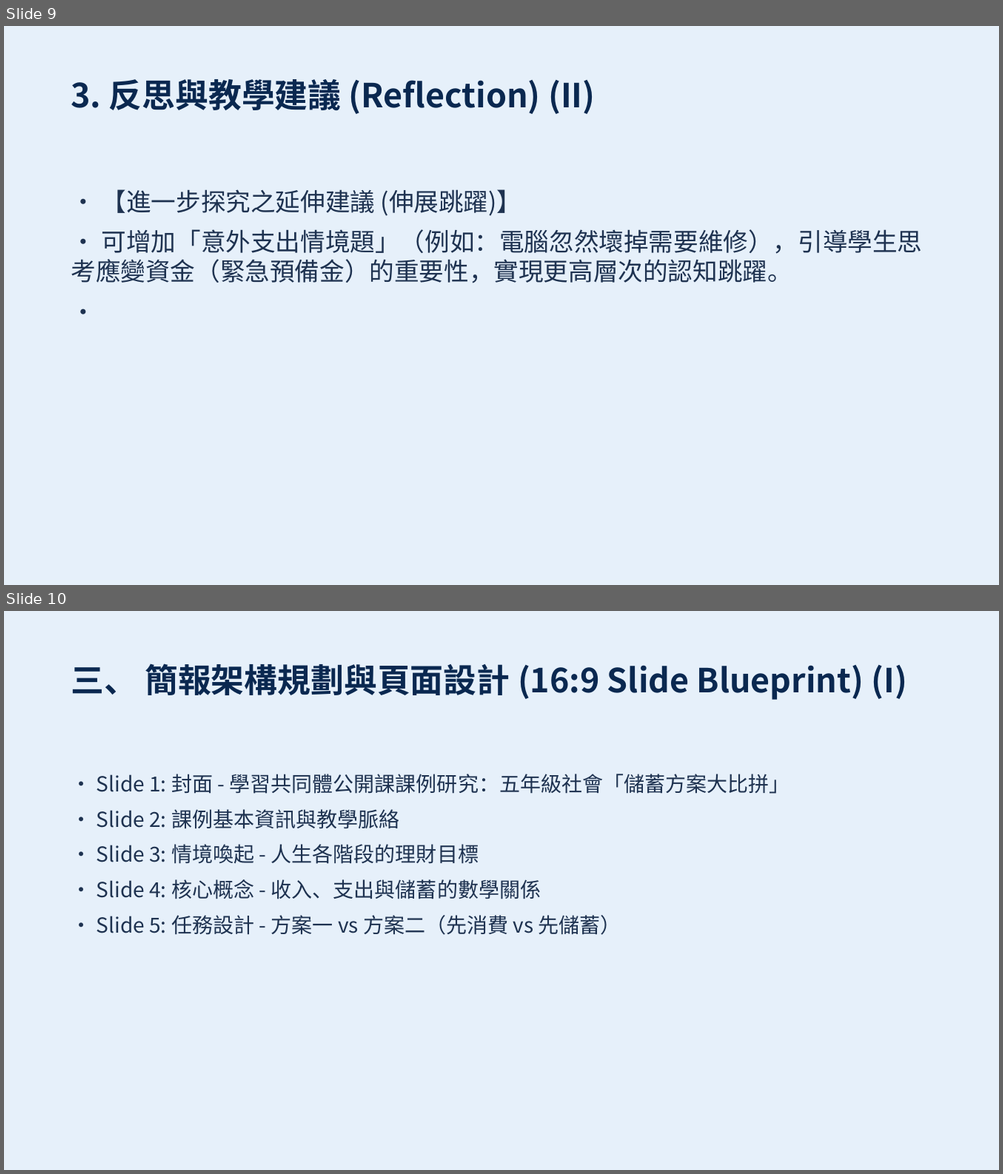
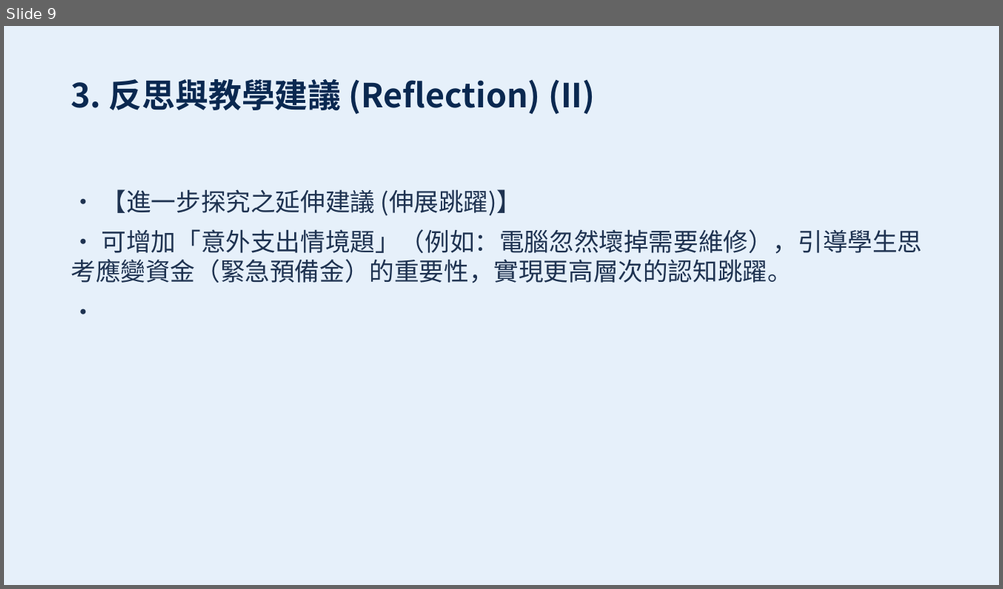
Before and after one commit to sspsapin5566/slc-5th-grade-social-study, a slide deck: output/slides.pptx. Shown one above the other, each under a label of ours: slides 9 and 10 before the commit, slide 9 after it. The pictures are 1003x1174 and 1003x589 pixels, drawn with LibreOffice and Linux fonts; fonts in the diff are those of the drawing. Boxes give left, top, right and bottom in pixels: in the first picture for what was removed or moved away, otherwise in the second. Text is boxed around its words. In the diff, an @@ line names an element or a change of style, - is before the commit and + after.

Commit message:
fix: remove image on slide 5 and delete redundant slides 10-11

```diff
--- a/output/slides.pptx
+++ b/output/slides.pptx
@@ slide 10 removed at (4,611,999,1170), background #E6F0FA @@
@@ text removed at (71,664,908,700) @@
-三、 簡報架構規劃與頁面設計 (16:9 Slide Blueprint) (I)
@@ text removed at (96,774,790,935) @@
-• Slide 1: 封面 - 學習共同體公開課課例研究：五年級社會「儲蓄方案大比拼」
-• Slide 2: 課例基本資訊與教學脈絡
-• Slide 3: 情境喚起 - 人生各階段的理財目標
-• Slide 4: 核心概念 - 收入、支出與儲蓄的數學關係
-• Slide 5: 任務設計 - 方案一 vs 方案二（先消費 vs 先儲蓄）
```
Also in this commit, not shown: 1 slide changed, 2 other slides removed, 4 other files.
